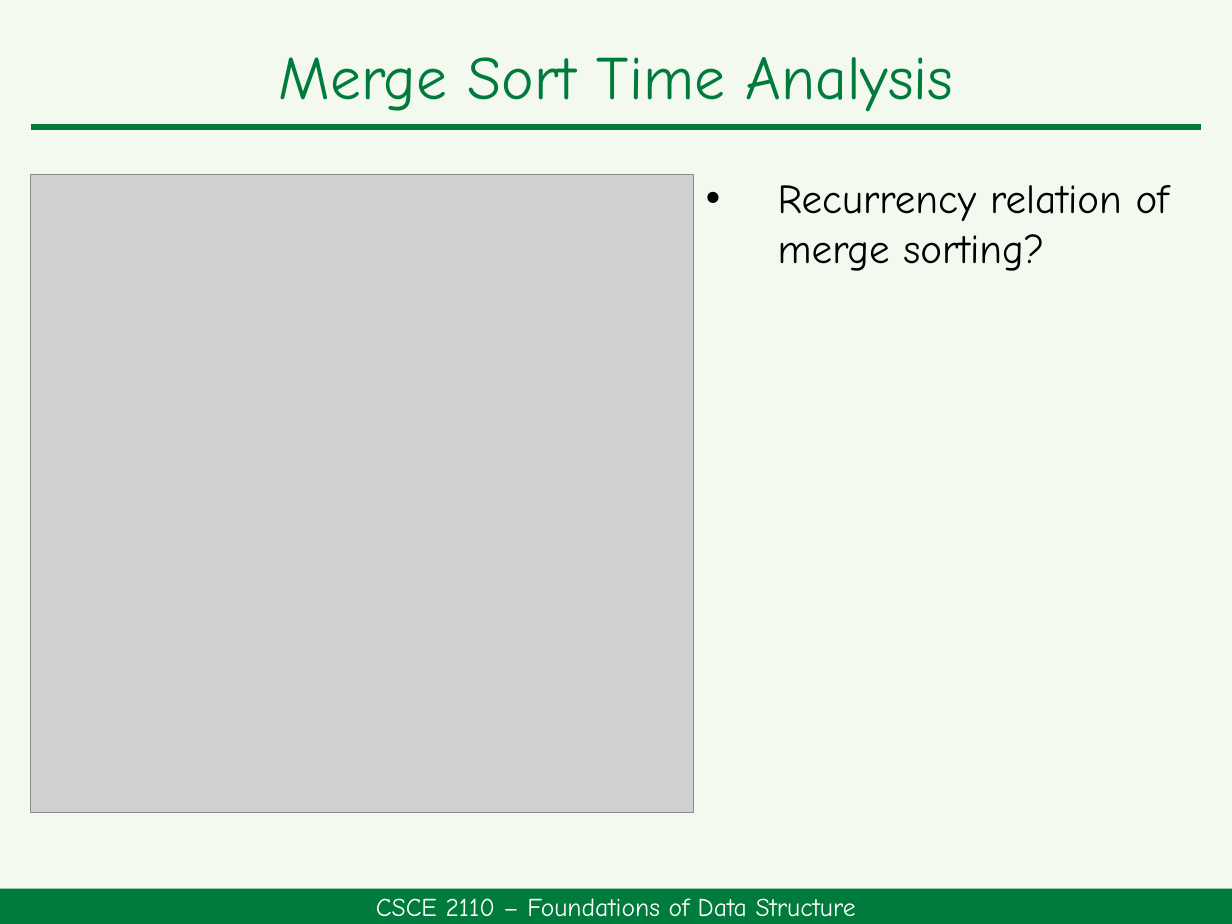
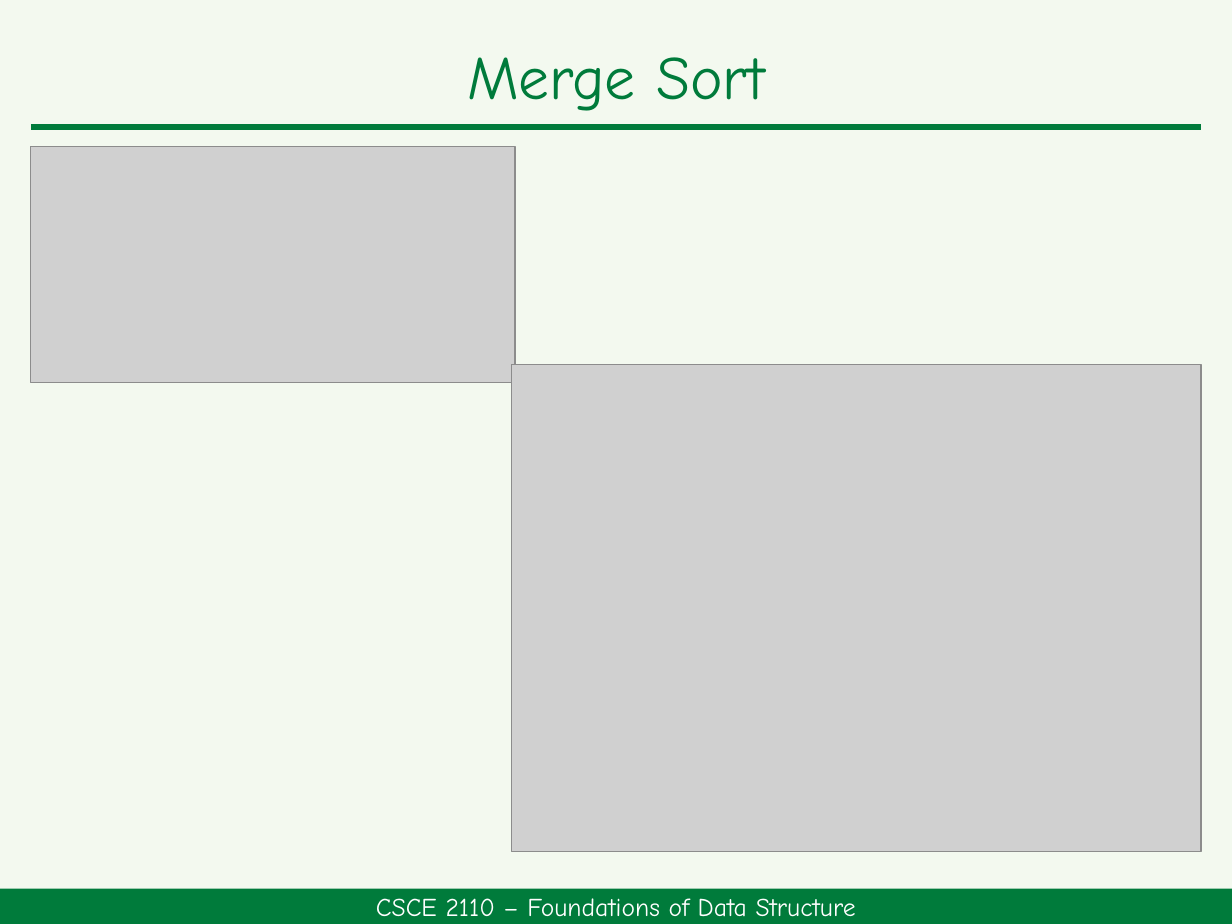
Before and after one commit to HengFan2010/hengfan2010.github.io, a slide deck: slide 32 of teaching/25F-2110/slides/2110-topic 9-Sorting.pptx. Drawn at 1232x924 pixels with LibreOffice and Linux fonts; fonts in the diff are those of the drawing; grey boxes stand for pictures. Boxes give left, top, right and bottom in pixels: in the first picture for what was removed or moved away, otherwise in the second. Text is boxed around its words. In the diff, an @@ line names an element or a change of style, - is before the commit and + after.

```diff
--- a/teaching/25F-2110/slides/2110-topic 9-Sorting.pptx
+++ b/teaching/25F-2110/slides/2110-topic 9-Sorting.pptx
@@ text at <box>467,57,765,111</box>: text changed @@
-Merge Sort Time Analysis
+Merge Sort
@@ picture added at <box>31,147,515,383</box> @@
@@ picture removed at <box>31,174,694,812</box> @@
@@ text removed at <box>778,185,1169,271</box> @@
-• Recurrency relation of merge sorting?
@@ picture added at <box>511,365,1201,851</box> @@
```
Also in this commit, not shown: 3 other slides changed, 5 other files.
